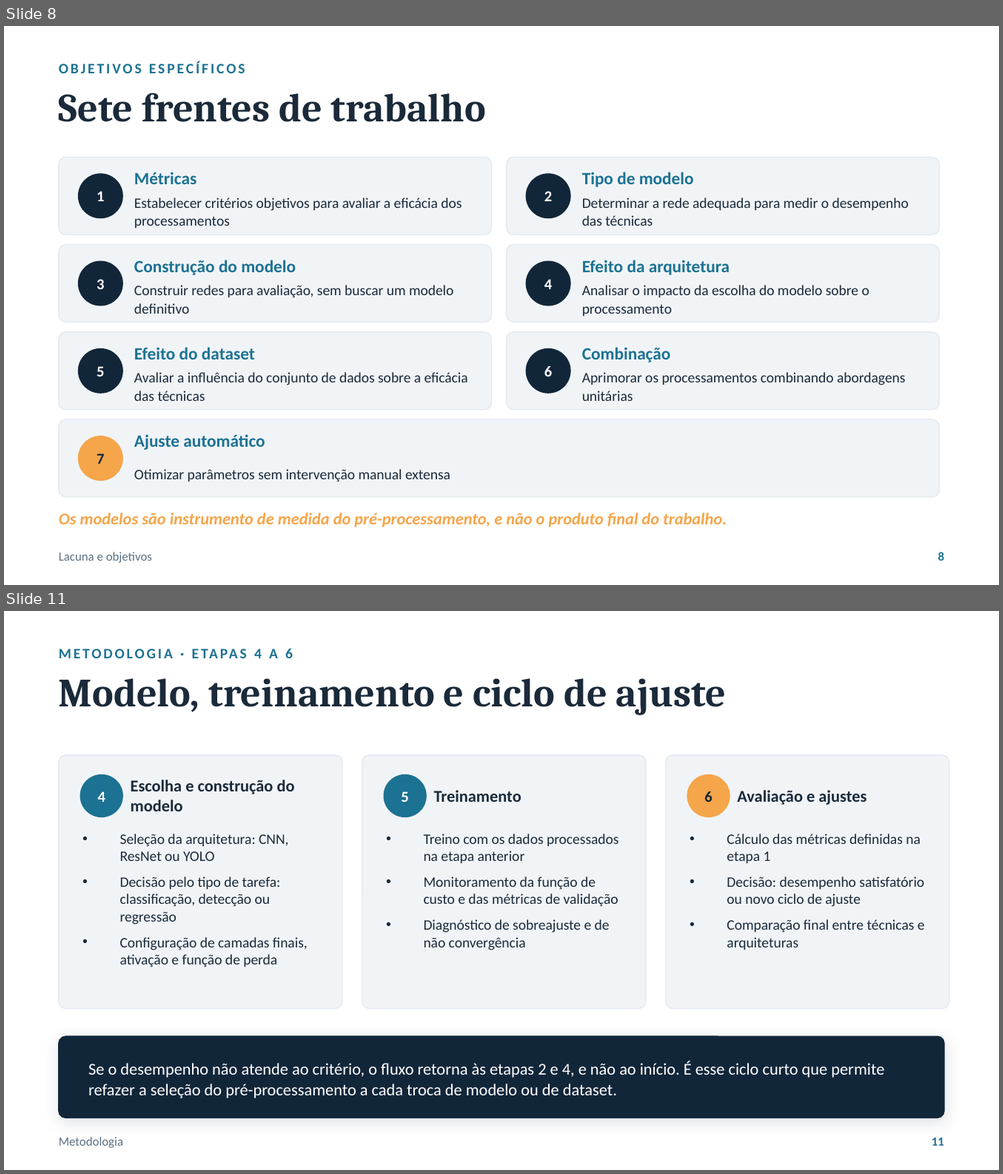
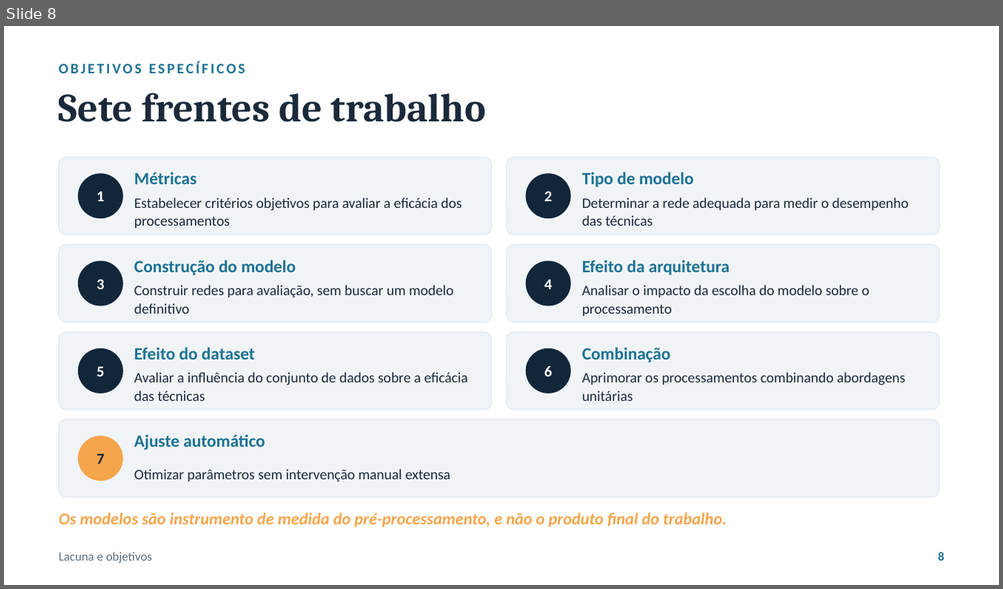
Before and after one commit to luanws/masters-thesis, a slide deck: presentation/defesa.pptx. Shown one above the other, each under a label of ours: slides 8 and 11 before the commit, slide 8 after it; the slides between them are not shown. The pictures are 1003x1174 and 1003x589 pixels, drawn with LibreOffice and Linux fonts; fonts in the diff are those of the drawing. Boxes give left, top, right and bottom in pixels: in the first picture for what was removed or moved away, otherwise in the second. Text is boxed around its words. In the diff, an @@ line names an element or a change of style, - is before the commit and + after.

Commit message:
apresentação

```diff
--- a/presentation/defesa.pptx
+++ b/presentation/defesa.pptx
@@ slide 11 removed at (4,611,999,1170), background #FFFFFF @@
@@ text removed at (254,648,293,658) @@
-METODOLOGIA · ETAPAS 4 A 6
@@ text removed at (59,678,726,715) @@
-Modelo, treinamento e ciclo de ajuste
@@ rounded rectangle removed at (59,755,342,1009) @@
@@ rounded rectangle removed at (362,755,646,1009) @@
@@ rounded rectangle removed at (666,755,949,1009) @@
@@ ellipse removed at (80,775,122,817) @@
@@ text removed at (131,780,295,812) @@
-Escolha e construção do modelo
@@ ellipse removed at (384,775,426,817) @@
@@ ellipse removed at (687,775,729,817) @@
@@ text removed at (98,792,105,802) @@
-4
@@ text removed at (401,792,408,802) @@
-5
@@ text removed at (434,790,521,802) @@
-Treinamento
@@ text removed at (704,792,711,802) @@
-6
@@ text removed at (737,790,866,805) @@
-Avaliação e ajustes
@@ text removed at (120,834,307,968) @@
-• Seleção da arquitetura: CNN, ResNet ou YOLO
-• Decisão pelo tipo de tarefa: classificação, detecção ou regressão
-• Configuração de camadas finais, ativação e função de perda
@@ text removed at (424,834,619,951) @@
-• Treino com os dados processados na etapa anterior
-• Monitoramento da função de custo e das métricas de validação
-• Diagnóstico de sobreajuste e de não convergência
@@ text removed at (726,834,925,950) @@
-• Cálculo das métricas definidas na etapa 1
-• Decisão: desempenho satisfatório ou novo ciclo de ajuste
-• Comparação final entre técnicas e arquiteturas
@@ rounded rectangle removed at (59,1037,944,1118) @@
@@ text removed at (88,1061,884,1099) @@
-Se o desempenho não atende ao critério, o fluxo retorna às etapas 2 e 4, e não ao início. É esse ciclo curto que permite refazer a seleção do pré-processamento a cada troca de modelo ou de dataset.
@@ text removed at (59,1137,123,1148) @@
-Metodologia
@@ text removed at (931,1138,944,1146) @@
-11
```
Also in this commit, not shown: 19 slides changed, 3 slides added, 1 other slide removed, 1 other file.
